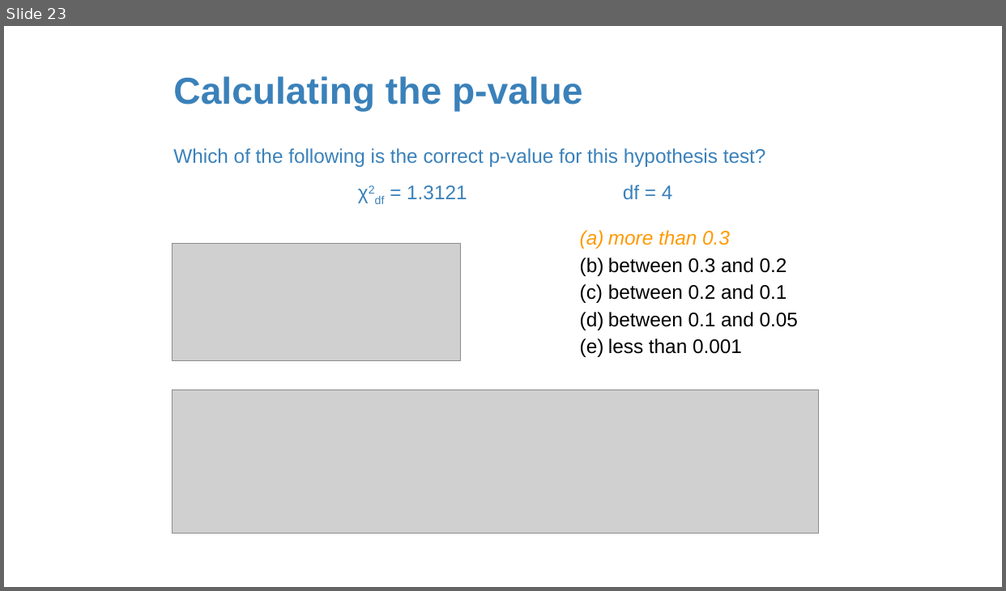
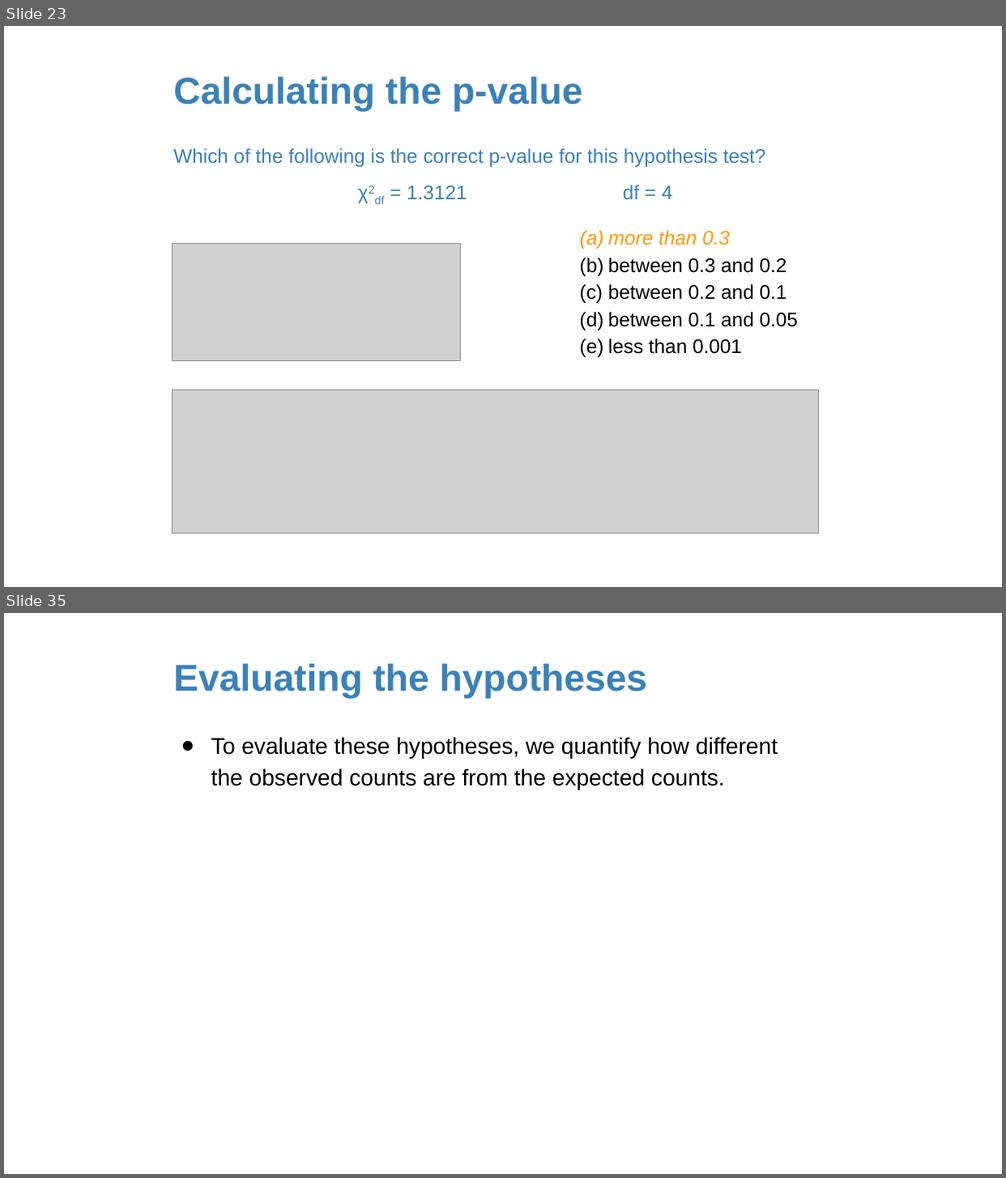
Before and after one commit to amosca01/MATH108-F23, a slide deck: slides/18-difference-many-proportions.pptx. Shown one above the other, each under a label of ours: slide 23 before the commit, slides 23 and 35 after it; the slides between them are not shown. The pictures are 1006x591 and 1006x1178 pixels, drawn with LibreOffice and Linux fonts; fonts in the diff are those of the drawing; grey boxes stand for pictures. Boxes give left, top, right and bottom in pixels: in the first picture for what was removed or moved away, otherwise in the second. Text is boxed around its words. In the diff, an @@ line names an element or a change of style, - is before the commit and + after.

```diff
--- a/slides/18-difference-many-proportions.pptx
+++ b/slides/18-difference-many-proportions.pptx
@@ slide 35 added at (4, 613, 1002, 1174), background #FFFFFF @@
@@ title added at (173, 663, 648, 699), 36 pt, text #3A81BA, bold @@
+Evaluating the hypotheses
@@ text added at (211, 737, 778, 790), 22 pt, text #000000 @@
+● To evaluate these hypotheses, we quantify how different the observed counts are from the expected counts.
```
Also in this commit, not shown: 82 other slides added, 7 other files.
